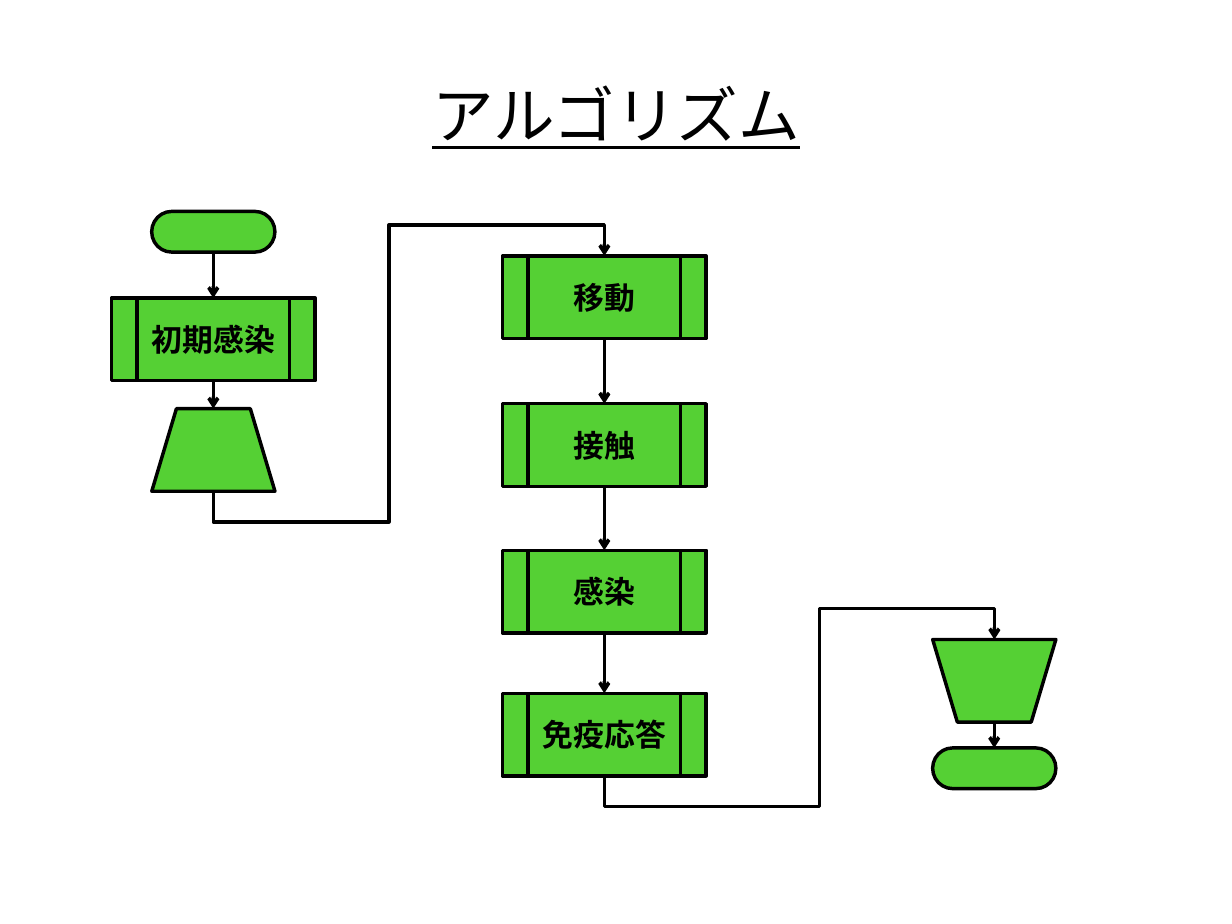
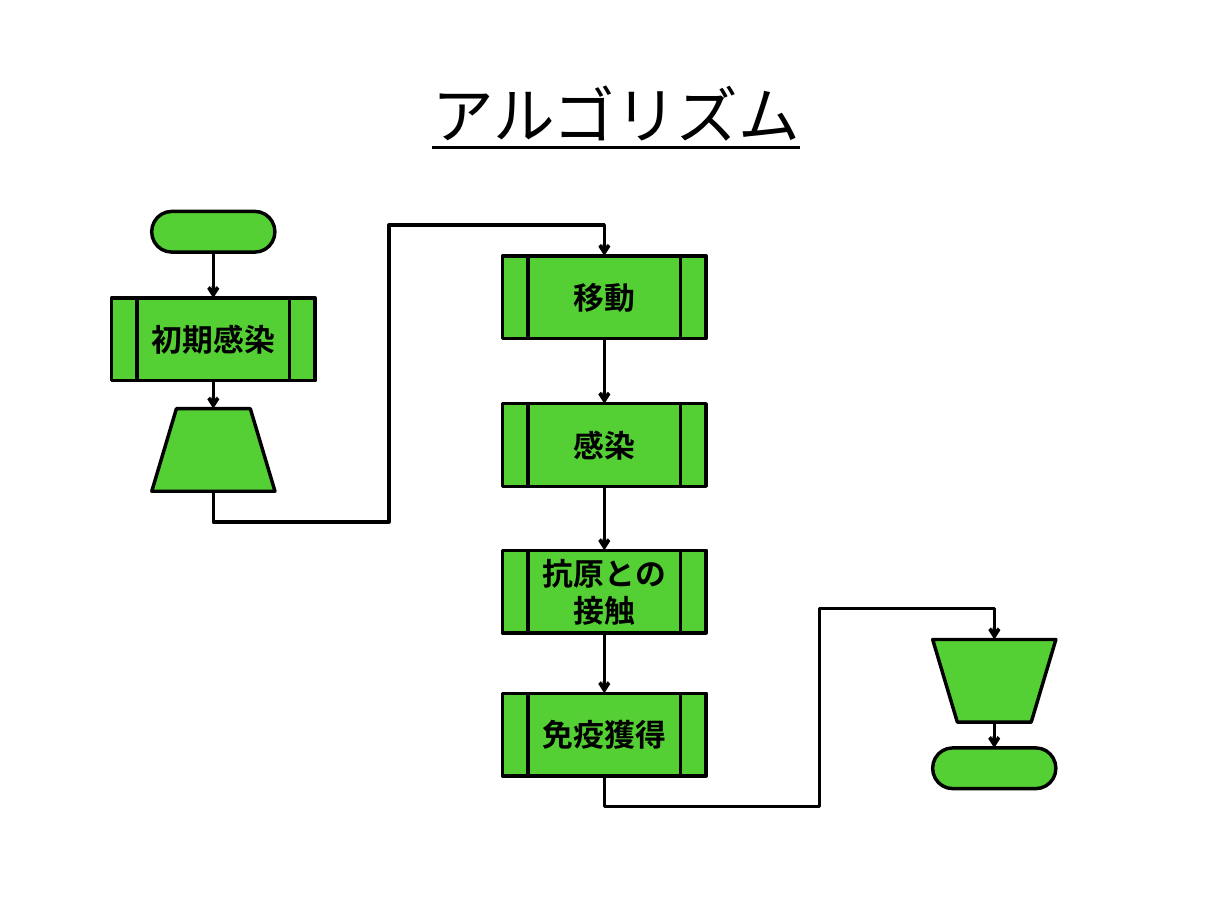
Before and after one commit to nkud/Research-BB, a slide deck: slide 7 of PPT/卒業研究.pptx. Drawn at 1232x924 pixels with LibreOffice and Linux fonts; fonts in the diff are those of the drawing. Boxes give left, top, right and bottom in pixels: in the first picture for what was removed or moved away, otherwise in the second. Text is boxed around its words. In the diff, an @@ line names an element or a change of style, - is before the commit and + after.

```diff
--- a/PPT/卒業研究.pptx
+++ b/PPT/卒業研究.pptx
@@ text in flow chart predefined process at (574,430,636,460): text changed @@
-接触
+感染
@@ text in flow chart predefined process at (543,559,666,625): text changed @@
-感染
+抗原との接触
@@ text in flow chart predefined process at (543,719,666,749): text changed @@
-免疫応答
+免疫獲得
```
Also in this commit, not shown: 6 other slides changed.
